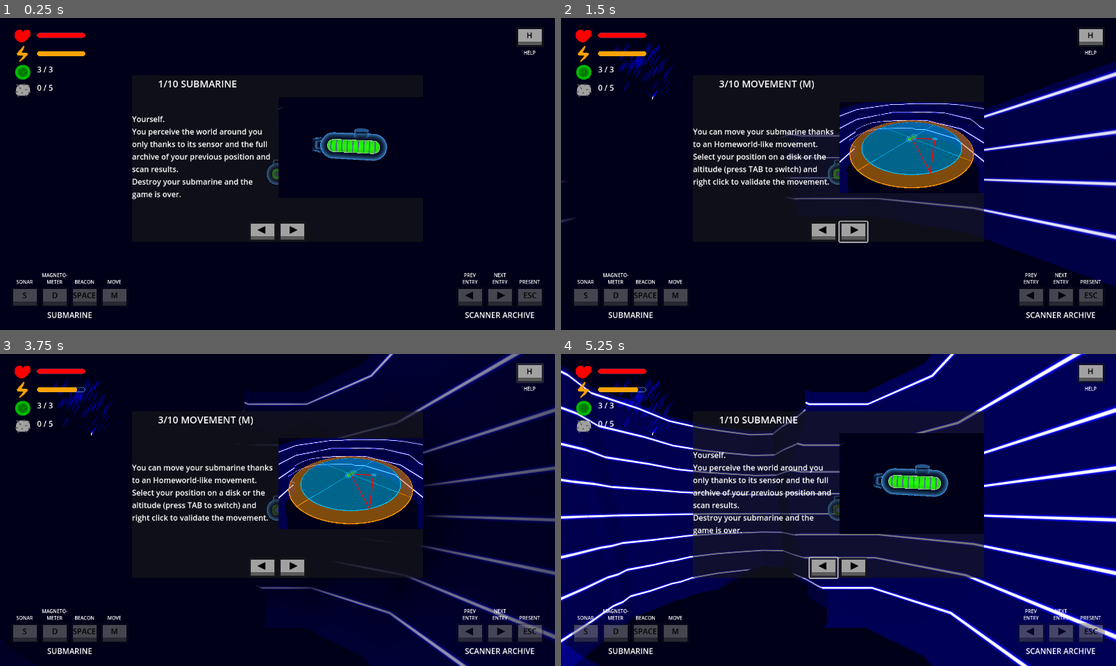
Above: before the commit, frames 1-4 (two rows, left to right).
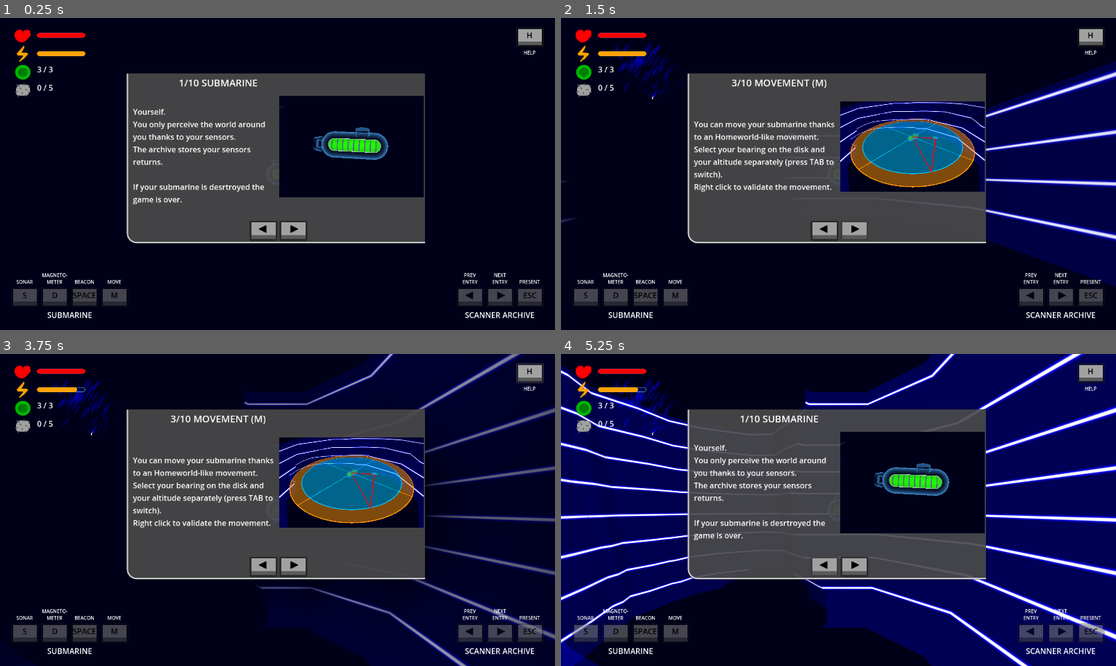
Above: after the commit, the same moments.

Repository: squirrelsoftcompany/LD57
Game: Godot game, scene res://Scenes/test_scene.tscn
Two runs of this game, one before a commit and one after it. Both use one fixed random seed, a clock stepped at 60 frames per second and the inputs below.
Inputs (mouse positions are in pixels of both pictures, inside the frame that each line leads up to):
- Up to frame 1 (0.25 s): no input
- Up to frame 2 (1.5 s): click (855, 230) at 0.5 s; click (855, 230) at 1.25 s
- Up to frame 3 (3.75 s): click "H" at 2 s; click "S" at 2.75 s; click "H" at 3.5 s
- Up to frame 4 (5.25 s): click (821, 566) at 4.25 s; click (821, 566) at 5 s

The runs differ from the first frame. In frame 1, 21% of the frame differs, in the area x 22-77%, y 17-73%; in frame 2, 22%; in frame 3, 23%; in frame 4, 21%.

Commit message:
menu correction and improvement

Diff:
--- a/Scenes/GUI/gui.tscn
+++ b/Scenes/GUI/gui.tscn
@@ -111,6 +111,20 @@
 
 [sub_resource type="LabelSettings" id="LabelSettings_whnys"]
 
+[sub_resource type="StyleBoxFlat" id="StyleBoxFlat_uyj30"]
+bg_color = Color(0.332031, 0.332031, 0.332031, 0.792157)
+border_width_left = 3
+border_width_bottom = 3
+corner_radius_top_left = 1
+corner_radius_top_right = 1
+corner_radius_bottom_right = 1
+corner_radius_bottom_left = 20
+expand_margin_left = 10.0
+expand_margin_top = 2.0
+expand_margin_right = 2.0
+expand_margin_bottom = 2.0
+shadow_size = 1
+
 [node name="Gui" type="Control"]
 layout_mode = 3
 anchors_preset = 15
@@ -429,6 +443,7 @@
 anchor_bottom = 0.7
 grow_horizontal = 2
 grow_vertical = 2
+theme_override_styles/panel = SubResource("StyleBoxFlat_uyj30")
 
 [node name="HelpMenu" parent="HelpControl/PanelContainer" instance=ExtResource("14_jnahm")]
 layout_mode = 2
--- a/Scenes/GUI/help_menu.tscn
+++ b/Scenes/GUI/help_menu.tscn
@@ -25,8 +25,10 @@
 title = "1/10 SUBMARINE"
 action_name = &""
 text = "Yourself.
-You perceive the world around you only thanks to its sensor and the full archive of your previous position and scan results.
-Destroy your submarine and the game is over."
+You only perceive the world around you thanks to your sensors.
+The archive stores your sensors returns.
+
+If your submarine is desrtroyed the game is over."
 help_image = ExtResource("3_u548a")
 metadata/_custom_type_script = "uid://dm1teuiyskk6d"
 
@@ -34,7 +36,10 @@
 script = ExtResource("2_osmg1")
 title = "2/10 MINES"
 action_name = &""
-text = "Your objective is to find them and mark them using the beacons. They will appear as red in the magnetometer scan and look like a wall in sonar scan. Be careful, they don't like when submarine gets too closed."
+text = "Your objective is to find them and mark them using the beacons.
+They have a red aura in the magnetometer scan and look like any obstacle in sonar scan.
+
+Be careful, they don't like when submarines gets too close."
 icon = ExtResource("2_36hl6")
 help_image = ExtResource("4_a0lqj")
 metadata/_custom_type_script = "uid://dm1teuiyskk6d"
@@ -44,7 +49,8 @@
 title = "3/10 MOVEMENT"
 action_name = &"mi_toggle"
 text = "You can move your submarine thanks to an Homeworld-like movement.
-Select your position on a disk or the altitude (press TAB to switch) and right click to validate the movement."
+Select your bearing on the disk and your altitude separately (press TAB to switch).
+Right click to validate the movement."
 help_image = ExtResource("6_5d00p")
 metadata/_custom_type_script = "uid://dm1teuiyskk6d"
 
@@ -52,7 +58,11 @@
 script = ExtResource("2_osmg1")
 title = "4/10 BEACON"
 action_name = &""
-text = "Your submarine can launch beacon to disable mines and mark them. You can hold the beacon key to launch them farther. The mines should be in the lighted area of the beacon to be disabled. Beacon will not disappear during the game."
+text = "Your submarine can launch beacons to mark mines.
+You can hold the beacon key to launch them farther.
+The mines should be in the lit area of the beacon to be marked.
+
+Beacon stays indefinitely."
 icon = ExtResource("4_dvmp3")
 help_image = ExtResource("7_t28kk")
 metadata/_custom_type_script = "uid://dm1teuiyskk6d"
@@ -61,7 +71,9 @@
 script = ExtResource("2_osmg1")
 title = "5/10 LIFE"
 action_name = &""
-text = "Your lifepoints. You will lose some when hitting walls of the caverns or mines. You can't restore them."
+text = "Your lifepoints. You will lose some when hitting obstacles or mines.
+
+You can't restore them."
 icon = ExtResource("5_u548a")
 help_image = ExtResource("9_kbjvh")
 metadata/_custom_type_script = "uid://dm1teuiyskk6d"
@@ -70,7 +82,8 @@
 script = ExtResource("2_osmg1")
 title = "6/10 ENERGY"
 action_name = &""
-text = "Your energy. Using your scanners will consume your energy. You can restore energy by hitting energy points in the caverns. They will appear as yellow in magnetometer scan and will not appear in the sonar scan. When your energy is fully depleted you can't use anymore your scanners."
+text = "Your energy. Using your sensors will consume it.
+You can recover energy by touching energy points in the caverns. They will be yellow in magnetometer scans but will not appear in the sonar scan."
 icon = ExtResource("6_i0c8a")
 help_image = ExtResource("11_rth3u")
 metadata/_custom_type_script = "uid://dm1teuiyskk6d"
@@ -79,7 +92,10 @@
 script = ExtResource("2_osmg1")
 title = "7/10 SONAR"
 action_name = &"scan_huge_sonar"
-text = "Your submarine has a passive small sonar used after each movement. You have also an active sonar that you can use to extend your vision. Sonar can see caverns walls and mines. Using the active sonar will consume your energy."
+text = "Your submarine has a passive small sonar used after each movement. You also have an active sonar that you can use to extend your vision.
+Sonar can see caverns walls fishes and mines.
+
+Using the active sonar will consume energy."
 help_image = ExtResource("8_i0c8a")
 metadata/_custom_type_script = "uid://dm1teuiyskk6d"
 
@@ -87,7 +103,9 @@
 script = ExtResource("2_osmg1")
 title = "8/10 MAGNETOMETER"
 action_name = &"scan_magnet"
-text = "Your submarine has an active magnetometer that will glow red on mines and glow yellow on energy point. Using the magnetometer consume your energy."
+text = "Your submarine has an active magnetometer that will light  mines in red and energy points in yellow.
+
+Using the magnetometer consume energy."
 help_image = ExtResource("11_5d00p")
 metadata/_custom_type_script = "uid://dm1teuiyskk6d"
 
@@ -95,7 +113,9 @@
 script = ExtResource("2_osmg1")
 title = "9/10 FISH"
 action_name = &""
-text = "Some fish are swimming in the caverns. They are totally harmless but they will appear the same way as mines in the sonar scan. Fish move when you move so use the archive to differentiate moving fish and static mines."
+text = "Some fish are swimming in the caverns. They are totally harmless but they will appear the same way as mines in the sonar scan.
+
+Fish move when you move so use the archive to differentiate moving fish and static mines."
 help_image = ExtResource("15_rth3u")
 metadata/_custom_type_script = "uid://dm1teuiyskk6d"
 
@@ -147,13 +167,14 @@
 [node name="Icon" type="TextureRect" parent="HelpMenu/HelpPage/DescriptionContainer/TitleContainer"]
 custom_minimum_size = Vector2(50, 34)
 layout_mode = 2
+size_flags_horizontal = 0
 size_flags_vertical = 4
 texture = ExtResource("2_36hl6")
 
 [node name="Title" type="Label" parent="HelpMenu/HelpPage/DescriptionContainer/TitleContainer"]
 custom_minimum_size = Vector2(146, 28)
 layout_mode = 2
-size_flags_horizontal = 3
+size_flags_horizontal = 6
 text = "MAGNET"
 label_settings = SubResource("LabelSettings_duigm")
 uppercase = true
@@ -180,8 +201,10 @@
 
 [node name="PrevButton" type="Button" parent="HelpMenu/HBoxContainer"]
 layout_mode = 2
+focus_mode = 0
 icon = ExtResource("3_osmg1")
 
 [node name="NextButton" type="Button" parent="HelpMenu/HBoxContainer"]
 layout_mode = 2
+focus_mode = 0
 icon = ExtResource("4_t0kp7")
Not shown: 1 places in Scenes/GUI/gui.tscn that only renumber resources
